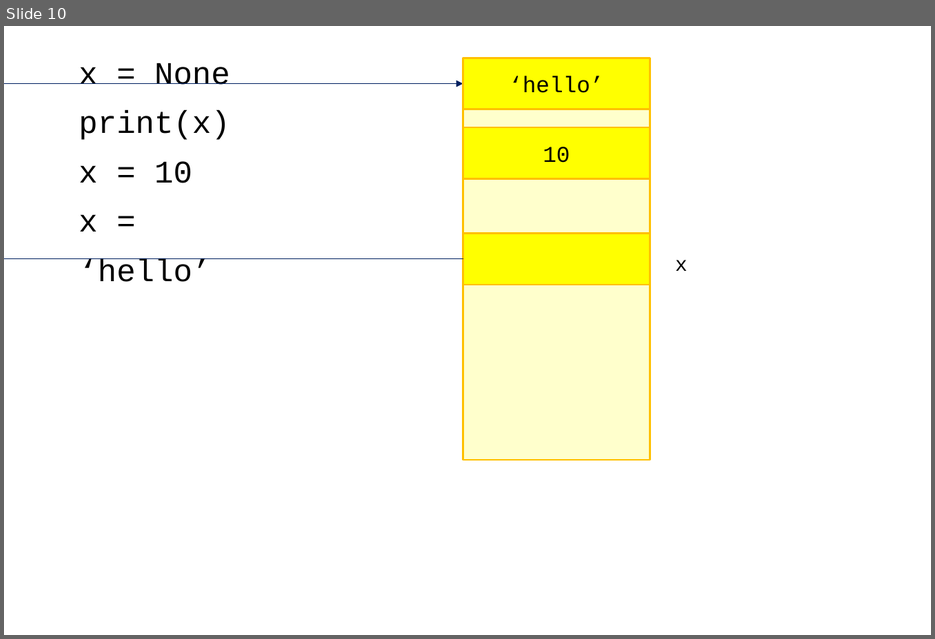
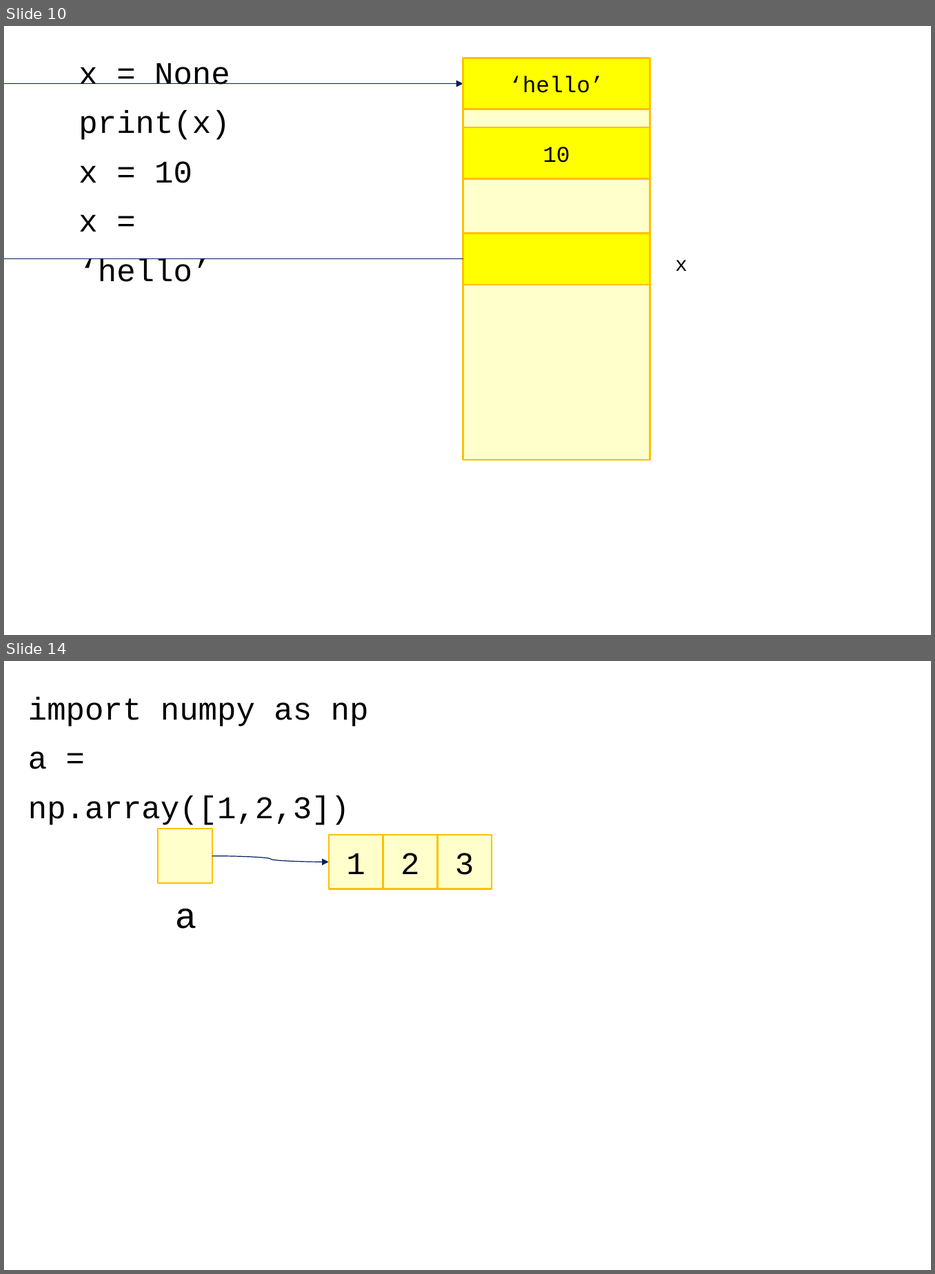
Before and after one commit to imguru-mooc/python, a slide deck: python_판서.pptx. Shown one above the other, each under a label of ours: slide 10 before the commit, slides 10 and 14 after it; the slides between them are not shown. The pictures are 935x639 and 935x1274 pixels, drawn with LibreOffice and Linux fonts; fonts in the diff are those of the drawing. Boxes give left, top, right and bottom in pixels: in the first picture for what was removed or moved away, otherwise in the second. Text is boxed around its words. In the diff, an @@ line names an element or a change of style, - is before the commit and + after.

```diff
--- a/python_판서.pptx
+++ b/python_판서.pptx
@@ slide 14 added at (4,661,931,1270), background #FFFFFF @@
@@ text added at (28,697,369,825), 28 pt, text #000000 @@
+import numpy as np
+a = np.array([1,2,3])
@@ rectangle added at (159,829,212,883), fill #FFFFCC, outline #FFC000 1.5 pt @@
@@ rectangle added at (329,835,383,889), fill #FFFFCC, outline #FFC000 1.5 pt, 28 pt, text #000000 @@
+1
@@ rectangle added at (383,835,437,889), fill #FFFFCC, outline #FFC000 1.5 pt, 28 pt, text #000000 @@
+2
@@ rectangle added at (437,835,492,889), fill #FFFFCC, outline #FFC000 1.5 pt, 28 pt, text #000000 @@
+3
@@ curved arrow added from (212, 856) to (329, 862), #002060 0.75 pt @@
@@ text added at (175,909,197,929), 32 pt, text #000000 @@
+a
```
Also in this commit, not shown: 32 other slides added, 1 other file.
